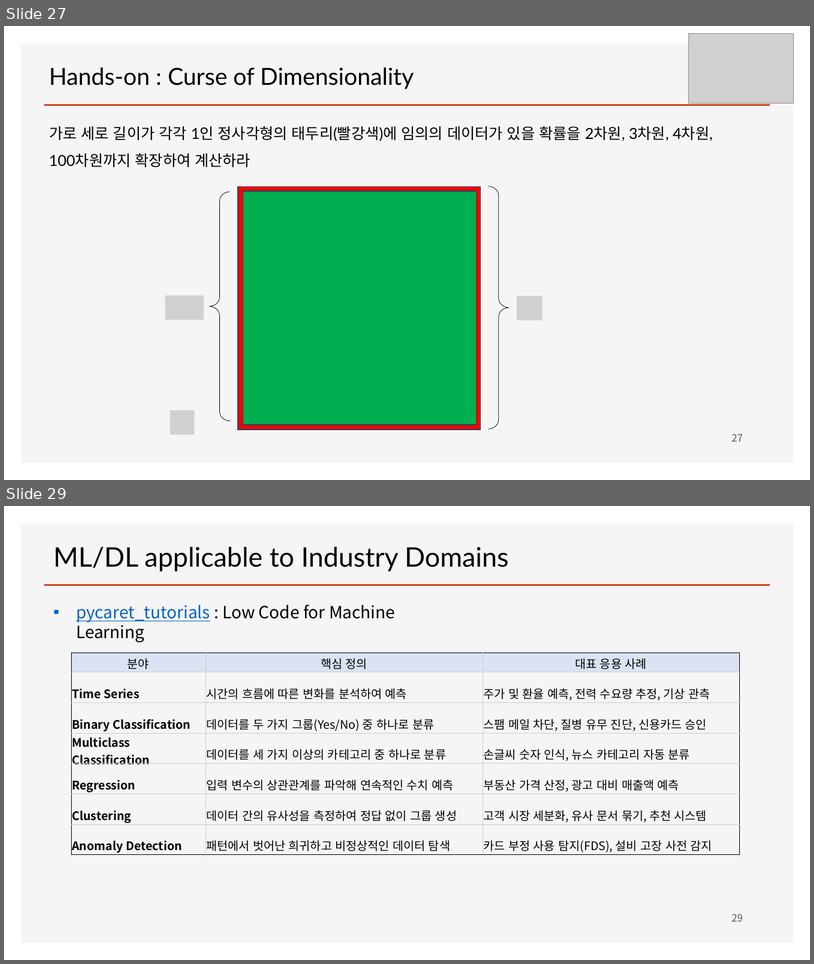
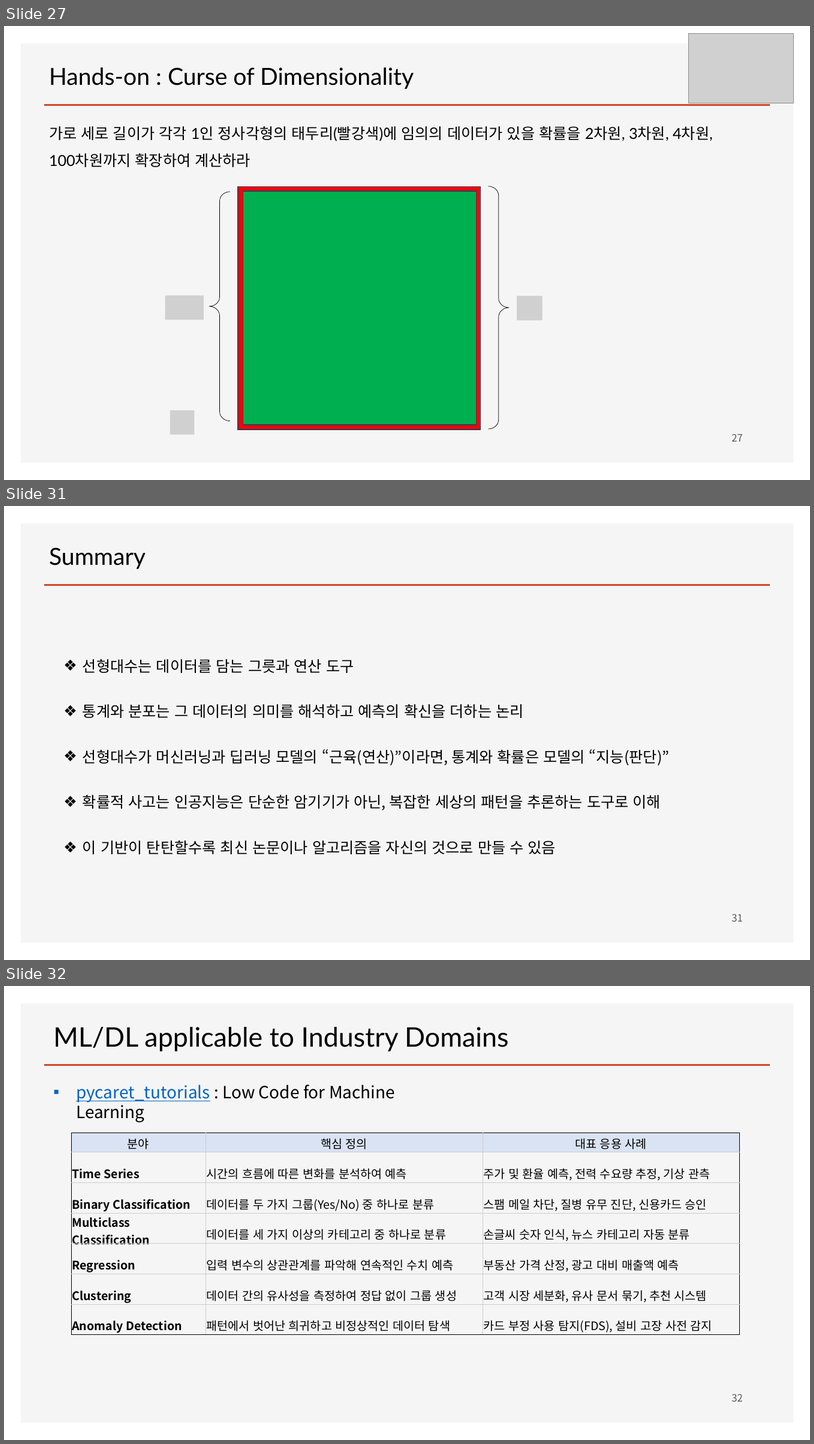
Before and after one commit to ancestor9/mathematics-for-machine-learning, a slide deck: Linear_Algebra/w6_Deep Learning.pptx. Shown one above the other, each under a label of ours: slides 27 and 29 before the commit, slides 27, 31 and 32 after it; the slides between them are not shown. The pictures are 814x964 and 814x1444 pixels, drawn with LibreOffice and Linux fonts; fonts in the diff are those of the drawing; grey boxes stand for pictures; background and template pictures are left out. Boxes give left, top, right and bottom in pixels: in the first picture for what was removed or moved away, otherwise in the second. Text is boxed around its words. In the diff, an @@ line names an element or a change of style, - is before the commit and + after.

```diff
--- a/Linear_Algebra/w6_Deep Learning.pptx
+++ b/Linear_Algebra/w6_Deep Learning.pptx
@@ slide 31 added at (4, 506, 810, 960), background #FFFFFF; not listed: 2 template elements that a slide beside it also shows @@
@@ text added at (49, 547, 146, 569), 28 pt, text #000000 @@
+Summary
@@ text added at (83, 659, 670, 854), 18 pt, text #000000 @@
+❖ 선형대수는 데이터를 담는 그릇과 연산 도구
+❖ 통계와 분포는 그 데이터의 의미를 해석하고 예측의 확신을 더하는 논리
+❖ 선형대수가 머신러닝과 딥러닝 모델의 “근육(연산)”이라면, 통계와 확률은 모델의 “지능(판단)”
+❖ 확률적 사고는 인공지능은 단순한 암기기가 아닌, 복잡한 세상의 패턴을 추론하는 도구로 이해
+❖ 이 기반이 탄탄할수록 최신 논문이나 알고리즘을 자신의 것으로 만들 수 있음
@@ page number added at (732, 913, 743, 921), 12 pt, text #595959 @@
+31
@@ what was slide 29 is now slide 32 @@
@@ page number at (732, 1393, 743, 1401): text changed @@
-29
+32
```
Also in this commit, not shown: 1 slide changed, 2 other slides added.
